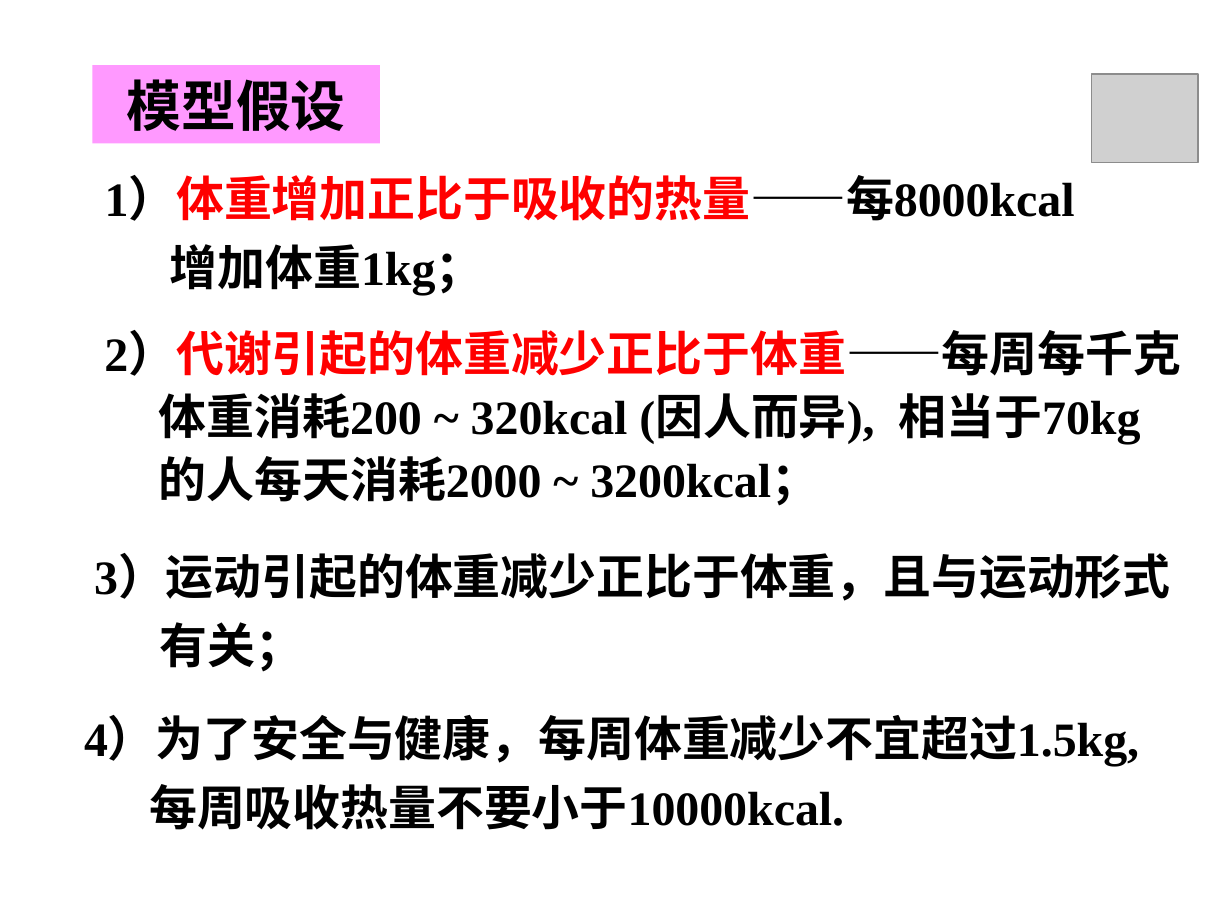
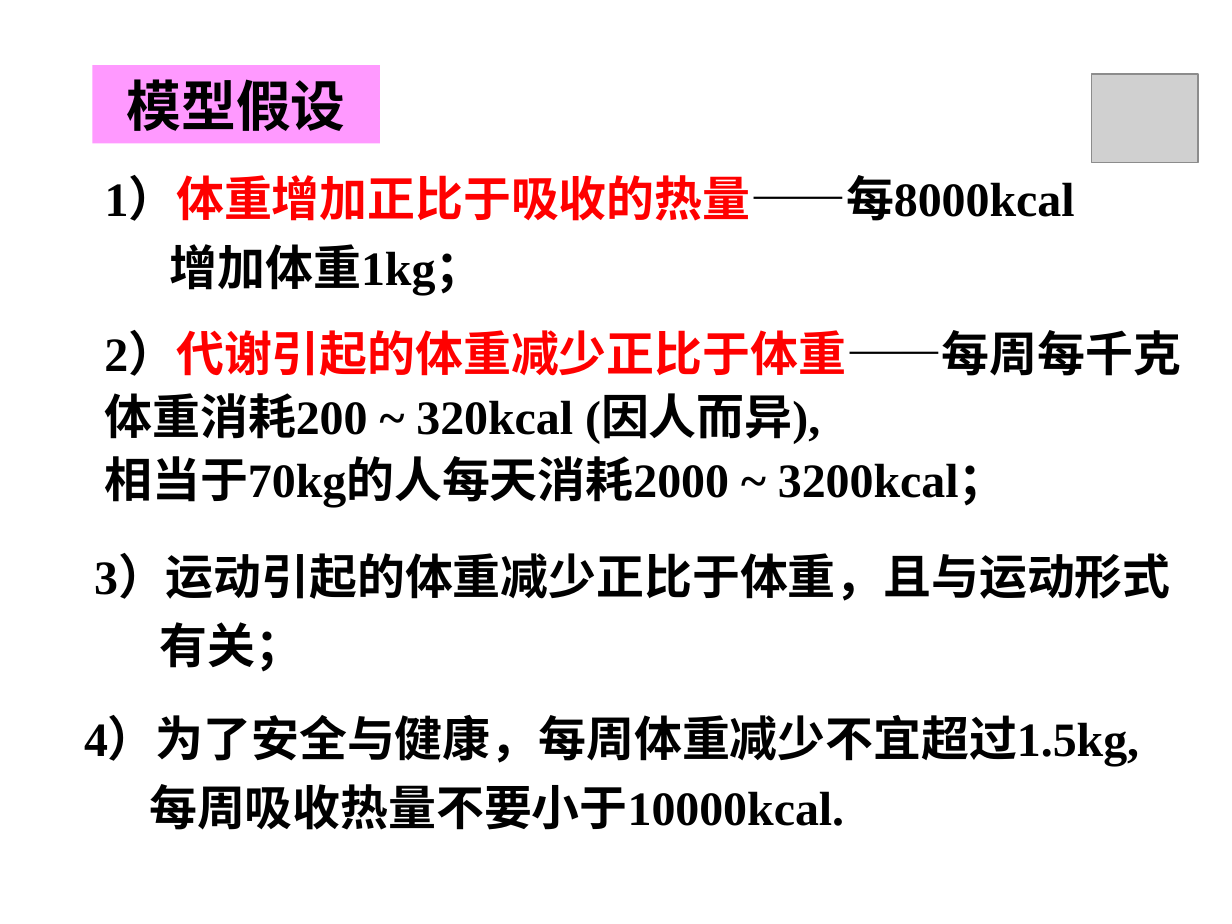
Before and after one commit to yhzhu99/MathModeling, a slide deck: slide 57 of 课件/7代数方程与差分方程模型.ppt. Drawn at 1232x924 pixels with LibreOffice and Linux fonts; fonts in the diff are those of the drawing; grey boxes stand for pictures; background and template pictures are left out. Boxes give left, top, right and bottom in pixels: in the first picture for what was removed or moved away, otherwise in the second. Text is boxed around its words. In the diff, an @@ line names an element or a change of style, - is before the commit and + after.

```diff
--- a/课件/7代数方程与差分方程模型.ppt
+++ b/课件/7代数方程与差分方程模型.ppt
@@ text at [104,334,1180,508]: text changed @@
-2）代谢引起的体重减少正比于体重——每周每千克
-体重消耗200 ~ 320kcal (因人而异), 相当于70kg
-的人每天消耗2000 ~ 3200kcal；
+2）代谢引起的体重减少正比于体重——每周每千克体重消耗200 ~ 320kcal (因人而异),
+相当于70kg的人每天消耗2000 ~ 3200kcal；
```
Also in this commit, not shown: 12 other slides changed, 1 slide added, 1 other file.
